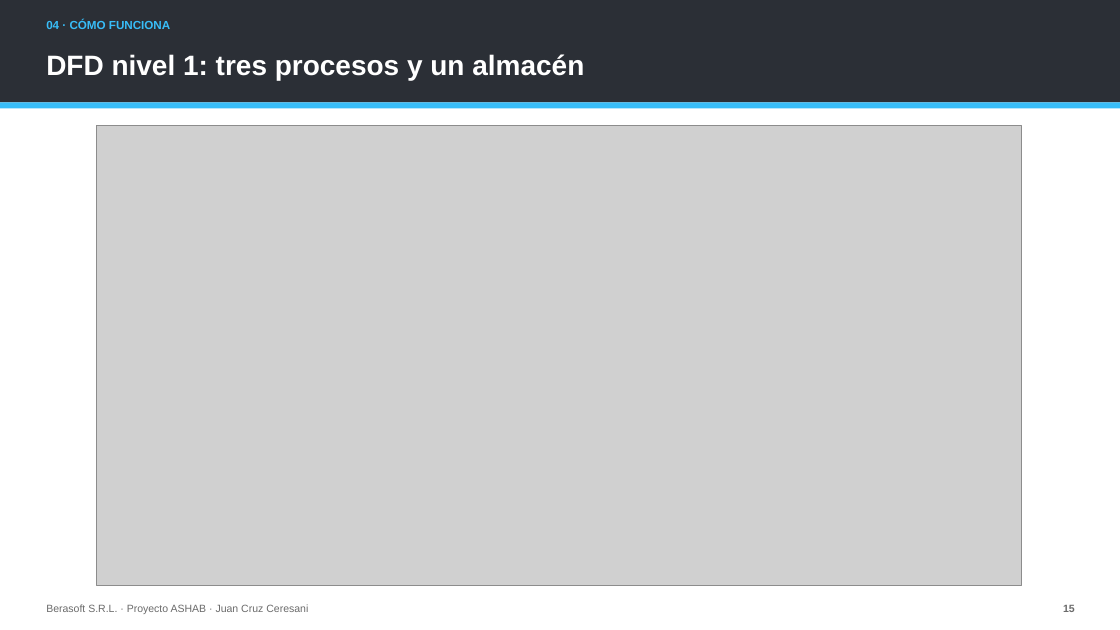
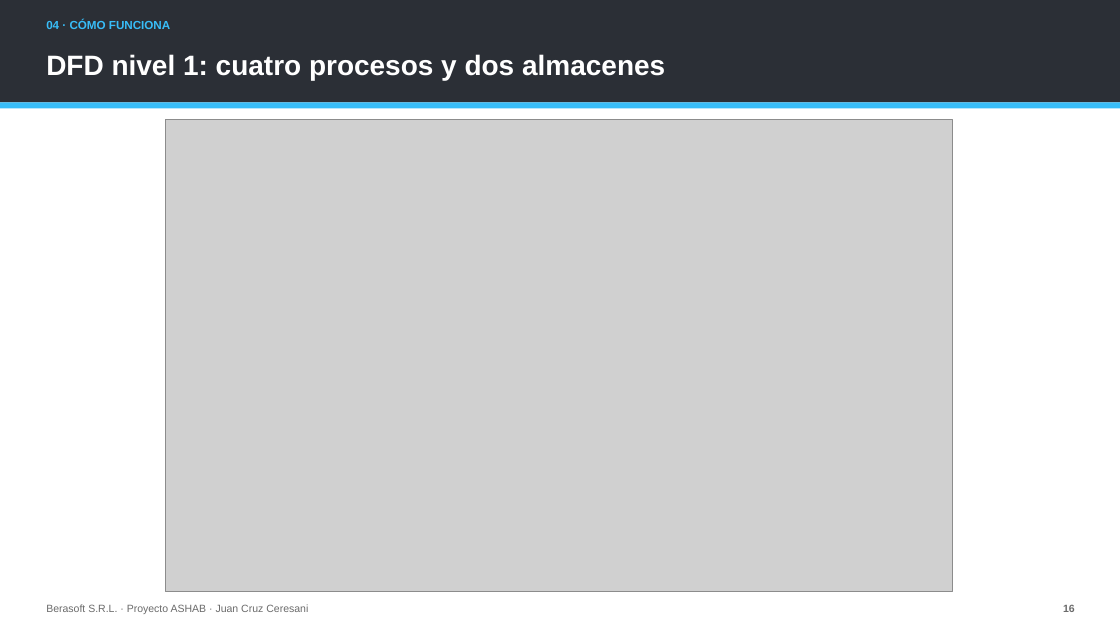
Before and after one commit to Gambeta-latorre/proyecto-consultora, a slide deck: slide 16 of 06_Documentos/Presentacion_ASHAB_Berasoft.pptx (slide 15 before the commit). Drawn at 1120x630 pixels with LibreOffice and Linux fonts; fonts in the diff are those of the drawing; grey boxes stand for pictures. Boxes give left, top, right and bottom in pixels: in the first picture for what was removed or moved away, otherwise in the second. Text is boxed around its words. In the diff, an @@ line names an element or a change of style, - is before the commit and + after.

```diff
--- a/06_Documentos/Presentacion_ASHAB_Berasoft.pptx
+++ b/06_Documentos/Presentacion_ASHAB_Berasoft.pptx
@@ text at box(46, 54, 665, 80): text changed @@
-DFD nivel 1: tres procesos y un almacén
+DFD nivel 1: cuatro procesos y dos almacenes
@@ picture: place and size @@
-picture at box(97, 126, 1023, 586)
+picture at box(166, 119, 953, 592)
```
Also in this commit, not shown: 24 other slides changed, 2 slides added, 32 other files.
